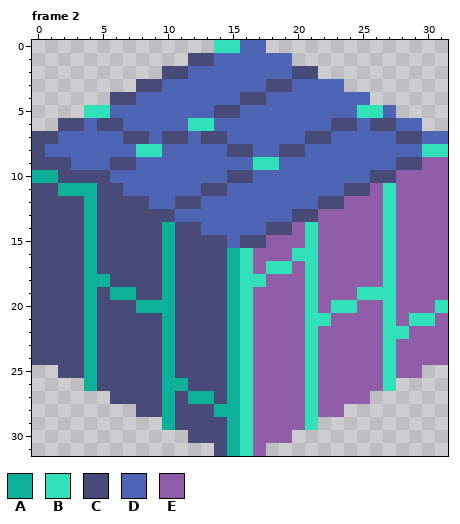
Pixel-art file -- Assets/Art/Stone/S_Wall_Stone_Dream_Cube.aseprite. The picture above is the old version.
32x32 pixels, 4 frames. Shown: frame 2.
Palette (. is transparent): A #0eaf9b  B #30e1b9  C #484a77  D #4d65b4  E #905ea9
Pixels before, frame 2, first column x 0:
 0 ..............BBDD..............
 1 ............CCDDDDDD............
 2 ..........CCDDDDDDDDCC..........
 3 ........CCDDDDDDDDCCDDDD........
 4 ......CCDDDDDDDDCCDDDDDDDD......
 5 ....BBDDDDDDDDCCDDDDDDDDDBBD....
 6 ..CCDCCDDDDDBBDDDDDDDDDCCDCCDD..
 7 CCDDDDDCCDCCDCCDDDDDDCCDDDDDCCDD
 8 CDDDDDDDBBDDDDDCCDDCCDDDDDDDDDBB
 9 CCCDDDCCDDDDDDDDDBBDDDDDDDDDCCEE
10 AACCCCDDDDDDDDDCCDDDDDDDDDCCEEEE
11 CCAAACCDDDDDDCCDDDDDDDDDCCEBEEEE
12 CCCCACCCCDDCCDDDDDDDDDCCEEEBEEEE
13 CCCCACCCCCCDDDDDDDDDCCEEEEEBEEEE
14 CCCCACCCCCACCDDDDDCCEBEEEEEBEEEE
15 CCCCACCCCCACCCCDCCEEEBEEEEEBEEEE
16 CCCCACCCCCACCCCABEEEBBEEEEEBEEEE
17 CCCCACCCCCACCCCABEBBEBEEEEEBEEEE
18 CCCCAACCCCACCCCABBEEEBEEEEEBEEEE
19 CCCCACAACCACCCCABEEEEBEEEBBBEEEE
20 CCCCACCCAAACCCCABEEEEBEBBEEBEEEB
21 CCCCACCCCCACCCCABEEEEBBEEEEBEBBE
22 CCCCACCCCCACCCCABEEEEBEEEEEBBEEE
23 CCCCACCCCCACCCCABEEEEBEEEEEBEEEE
24 CCCCACCCCCACCCCABEEEEBEEEEEBEEEE
25 ..CCACCCCCACCCCABEEEEBEEEEEBEE..
26 ....ACCCCCAACCCABEEEEBEEEEEB....
27 ......CCCCACAACABEEEEBEEEE......
28 ........CCACCCAABEEEEBEE........
29 ..........ACCCCABEEEEB..........
30 ............CCCABEEE............
31 ..............CABE..............
And afterwards:
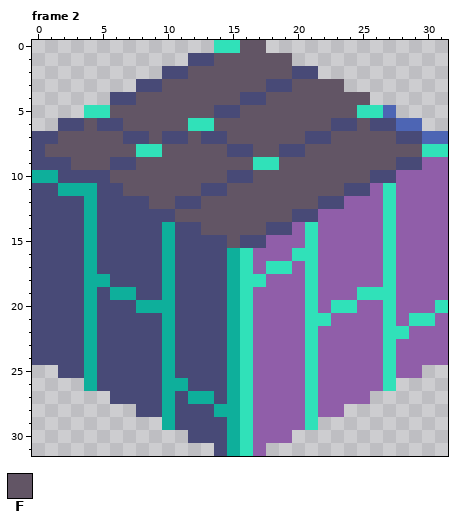
Colours new in this view: F #625565
The exact change:
{"where": "frame 2"}
{"frame":2,"y":0,"x":16,"old":"DD","new":"FF"}
{"frame":2,"y":1,"x":14,"old":"DDDDDD","new":"FFFFFF"}
{"frame":2,"y":2,"x":12,"old":"DDDDDDDD","new":"FFFFFFFF"}
{"frame":2,"y":3,"x":10,"old":"DDDDDDDD","new":"FFFFFFFF"}
{"frame":2,"y":3,"x":20,"old":"DDDD","new":"FFFF"}
{"frame":2,"y":4,"x":8,"old":"DDDDDDDD","new":"FFFFFFFF"}
{"frame":2,"y":4,"x":18,"old":"DDDDDDDD","new":"FFFFFFFF"}
{"frame":2,"y":5,"x":6,"old":"DDDDDDDD","new":"FFFFFFFF"}
{"frame":2,"y":5,"x":16,"old":"DDDDDDDDD","new":"FFFFFFFFF"}
{"frame":2,"y":6,"x":4,"old":"D","new":"F"}
{"frame":2,"y":6,"x":7,"old":"DDDDD","new":"FFFFF"}
{"frame":2,"y":6,"x":14,"old":"DDDDDDDDD","new":"FFFFFFFFF"}
{"frame":2,"y":6,"x":25,"old":"D","new":"F"}
{"frame":2,"y":7,"x":2,"old":"DDDDD","new":"FFFFF"}
{"frame":2,"y":7,"x":9,"old":"D","new":"F"}
{"frame":2,"y":7,"x":12,"old":"D","new":"F"}
{"frame":2,"y":7,"x":15,"old":"DDDDDD","new":"FFFFFF"}
{"frame":2,"y":7,"x":23,"old":"DDDDD","new":"FFFFF"}
{"frame":2,"y":8,"x":1,"old":"DDDDDDD","new":"FFFFFFF"}
{"frame":2,"y":8,"x":10,"old":"DDDDD","new":"FFFFF"}
{"frame":2,"y":8,"x":17,"old":"DD","new":"FF"}
{"frame":2,"y":8,"x":21,"old":"DDDDDDDDD","new":"FFFFFFFFF"}
{"frame":2,"y":9,"x":3,"old":"DDD","new":"FFF"}
{"frame":2,"y":9,"x":8,"old":"DDDDDDDDD","new":"FFFFFFFFF"}
{"frame":2,"y":9,"x":19,"old":"DDDDDDDDD","new":"FFFFFFFFF"}
{"frame":2,"y":10,"x":6,"old":"DDDDDDDDD","new":"FFFFFFFFF"}
{"frame":2,"y":10,"x":17,"old":"DDDDDDDDD","new":"FFFFFFFFF"}
{"frame":2,"y":11,"x":7,"old":"DDDDDD","new":"FFFFFF"}
{"frame":2,"y":11,"x":15,"old":"DDDDDDDDD","new":"FFFFFFFFF"}
{"frame":2,"y":12,"x":9,"old":"DD","new":"FF"}
{"frame":2,"y":12,"x":13,"old":"DDDDDDDDD","new":"FFFFFFFFF"}
{"frame":2,"y":13,"x":11,"old":"DDDDDDDDD","new":"FFFFFFFFF"}
{"frame":2,"y":14,"x":13,"old":"DDDDD","new":"FFFFF"}
{"frame":2,"y":15,"x":15,"old":"D","new":"F"}
